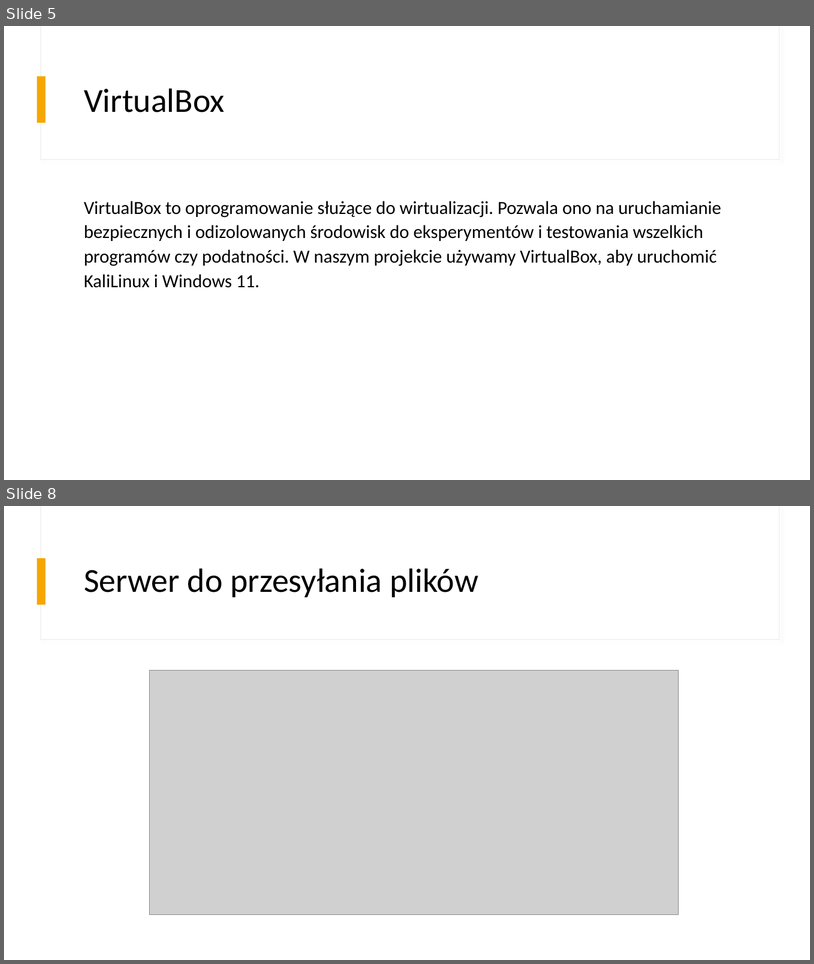
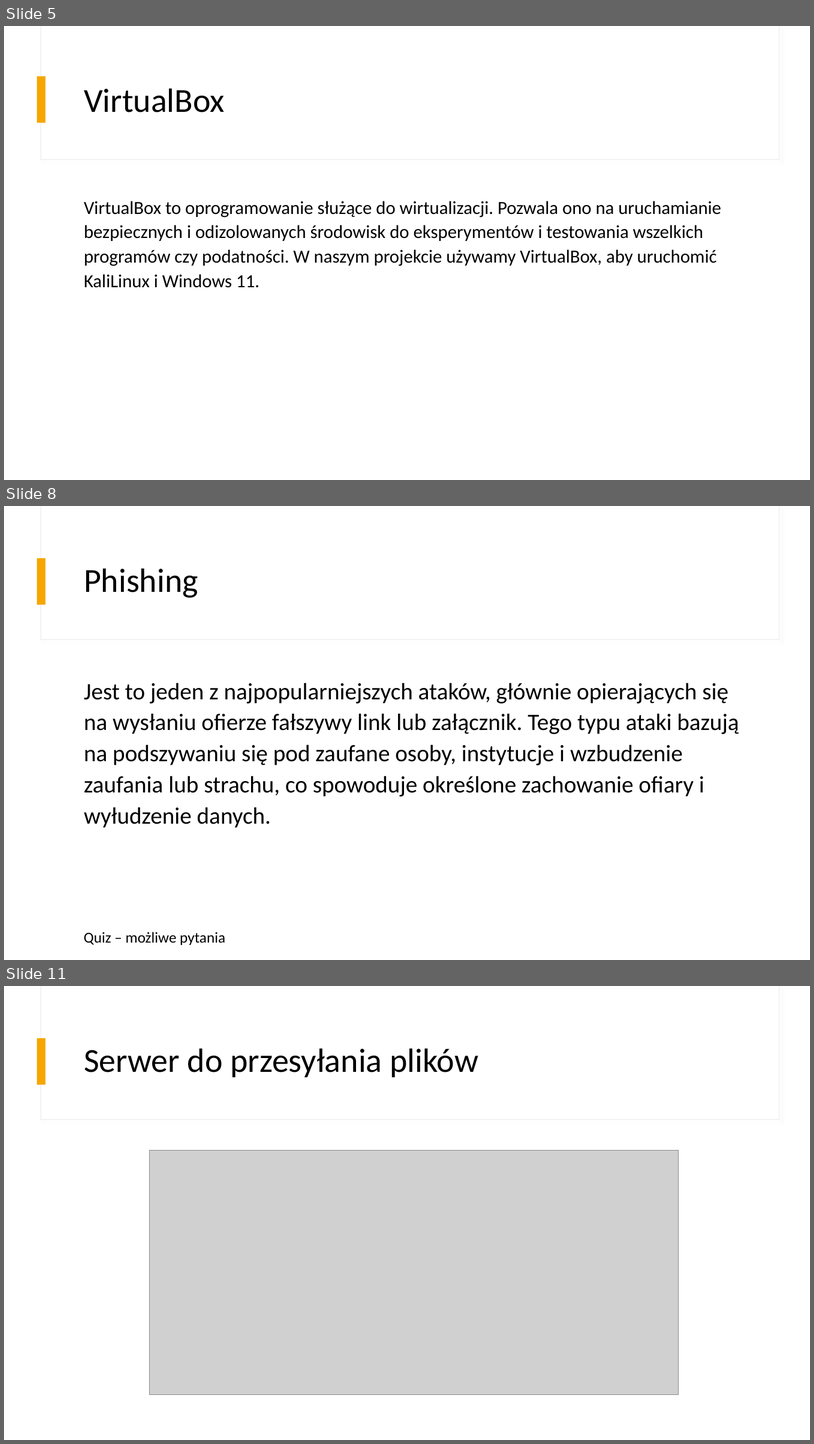
Before and after one commit to m-c-j/Podejrzane_pliki_kontra_serwis_do_przesylania_danych, a slide deck: BAIiM - Podejrzane pliki kontra serwis do przesyłania danych.pptx. Shown one above the other, each under a label of ours: slides 5 and 8 before the commit, slides 5, 8 and 11 after it; the slides between them are not shown. The pictures are 814x964 and 814x1444 pixels, drawn with LibreOffice and Linux fonts; fonts in the diff are those of the drawing; grey boxes stand for pictures. Boxes give left, top, right and bottom in pixels: in the first picture for what was removed or moved away, otherwise in the second. Text is boxed around its words. In the diff, an @@ line names an element or a change of style, - is before the commit and + after.

```diff
--- a/BAIiM - Podejrzane pliki kontra serwis do przesyłania danych.pptx
+++ b/BAIiM - Podejrzane pliki kontra serwis do przesyłania danych.pptx
@@ slide 8 added at [4, 506, 810, 960], background #FFFFFF; not listed: 3 template elements that a slide beside it also shows @@
@@ title added at [84, 568, 198, 598], 40 pt, text #000000 @@
+Phishing
@@ text added at [84, 682, 739, 828], 28 pt, text #000000 @@
+Jest to jeden z najpopularniejszych ataków, głównie opierających się na wysłaniu ofierze fałszywy link lub załącznik. Tego typu ataki bazują na podszywaniu się pod zaufane osoby, instytucje i wzbudzenie zaufania lub strachu, co spowoduje określone zachowanie ofiary i wyłudzenie danych.
@@ text added at [84, 931, 225, 945], 18 pt, text #000000 @@
+Quiz – możliwe pytania
@@ what was slide 8 is now slide 11 @@
```
Also in this commit, not shown: 3 slides changed, 2 other slides added.
